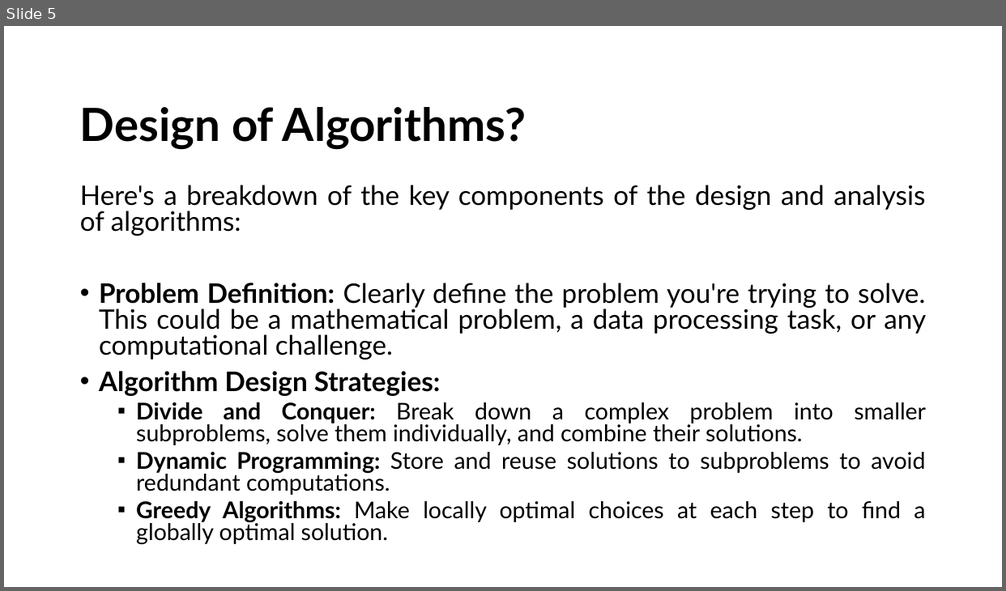
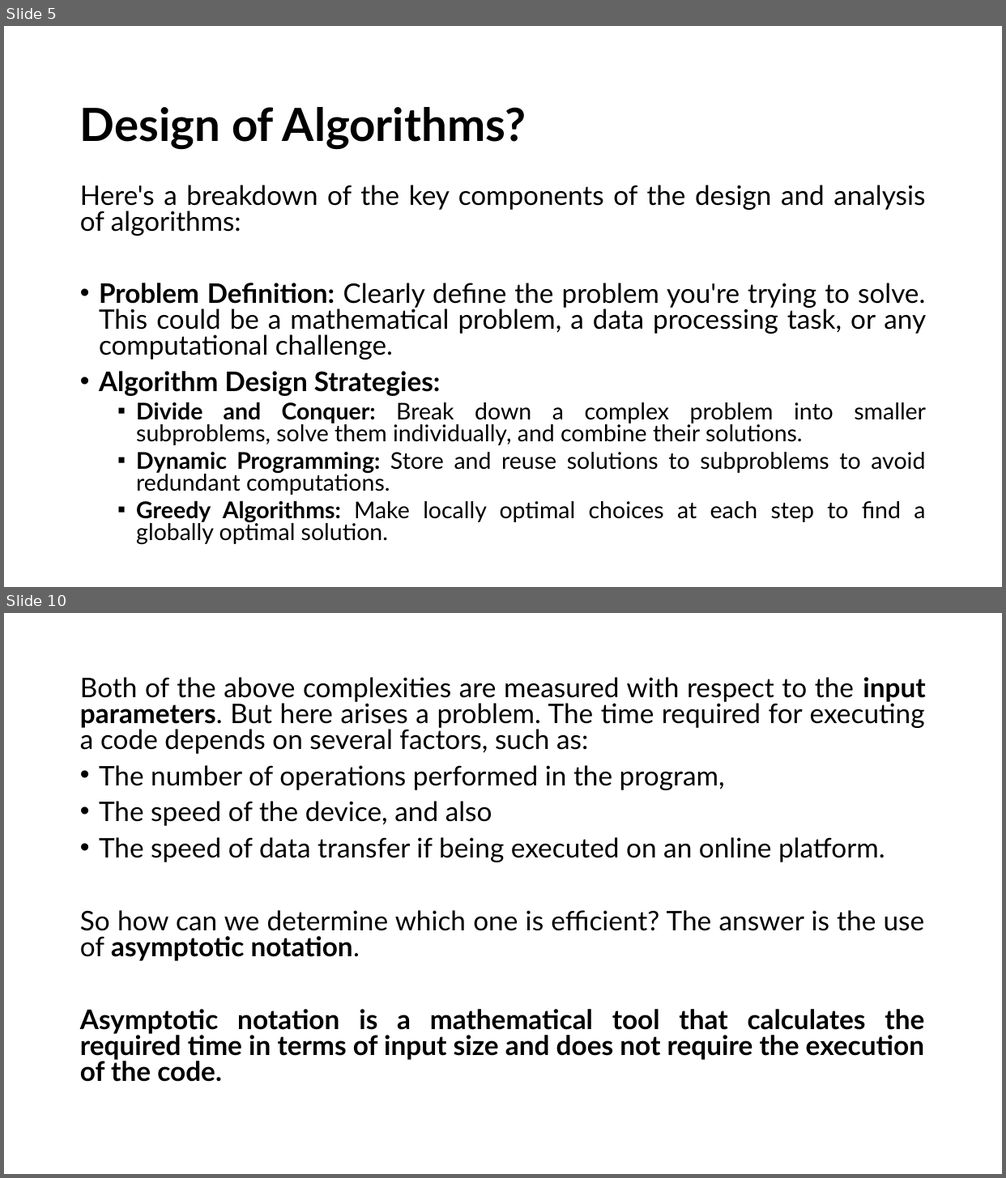
Before and after one commit to alaminbhuyan/DSA-In-Python, a slide deck: Design & Analysis Of Algorithm PDF/DAA.pptx. Shown one above the other, each under a label of ours: slide 5 before the commit, slides 5 and 10 after it; the slides between them are not shown. The pictures are 1006x591 and 1006x1178 pixels, drawn with LibreOffice and Linux fonts; fonts in the diff are those of the drawing. Boxes give left, top, right and bottom in pixels: in the first picture for what was removed or moved away, otherwise in the second. Text is boxed around its words. In the diff, an @@ line names an element or a change of style, - is before the commit and + after.

```diff
--- a/Design & Analysis Of Algorithm PDF/DAA.pptx
+++ b/Design & Analysis Of Algorithm PDF/DAA.pptx
@@ slide 10 added at (x1=4, y1=613, x2=1002, y2=1174), background #FFFFFF @@
@@ text added at (x1=80, y1=677, x2=925, y2=1082), 26 pt, text #000000 @@
+Both of the above complexities are measured with respect to the input parameters. But here arises a problem. The time required for executing a code depends on several factors, such as:
+• The number of operations performed in the program,
+• The speed of the device, and also
+• The speed of data transfer if being executed on an online platform.
+So how can we determine which one is efficient? The answer is the use of asymptotic notation.
+Asymptotic notation is a mathematical tool that calculates the required time in terms of input size and does not require the execution of the code.
```
Also in this commit, not shown: 2 slides changed, 9 other slides added, 1 slide removed.
